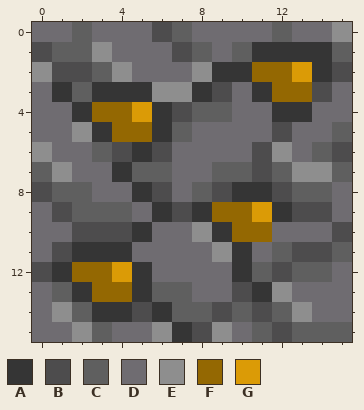
A pixel-art sprite gets an edit: Assets/Sprites/Map/GoldCracked.png. Above: the version before the commit.
The file is 16x16 pixels.
Palette (. is transparent): A #353535  B #4d4c4d  C #5f5f5f  D #6f6c71  E #8e8e8e  F #946802  G #db9b06
Pixels before, first column x 0:
 0 DDCDDDBCDDDDCDDE
 1 BCCEDDDBCDCAAAAC
 2 EBBCEDDDEAAFFGAB
 3 DACAAAEEABDAFFBD
 4 DDAFFGABCCDDAADD
 5 DDEAFFACDDDDBDDC
 6 EDDCBABDDDDBEDCB
 7 CEDDACCDDCCBCEEC
 8 BCCDDABDCBAABCCD
 9 DBCCCDABAFFGABBD
10 DDBBBADDEAFFDDDB
11 DBAAADDDDEADCBBC
12 BAFFGADDDDACBCCD
13 DCAFFACCDDBAEDDD
14 DECAABACCBCBCEDD
15 DDECDDEABEDCBCCC
The same view after the edit:
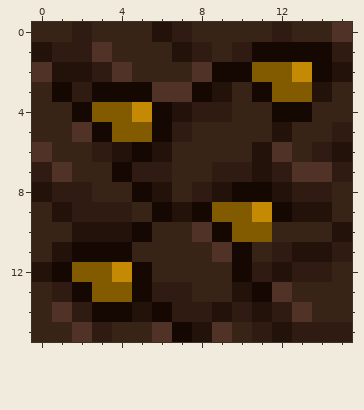
The edit:
Colour A changes from #353535 to #150802.
Colour B changes from #4d4c4d to #221209.
Colour C changes from #5f5f5f to #2f1b12.
Colour D changes from #6f6c71 to #382317.
Colour E changes from #8e8e8e to #503326.
Colour F changes from #946802 to #825b00.
Colour G changes from #db9b06 to #c48a03.
Where, in picture pixels (left, top, right, bottom), the same in both pictures:
changed: (32, 22, 352, 342)
